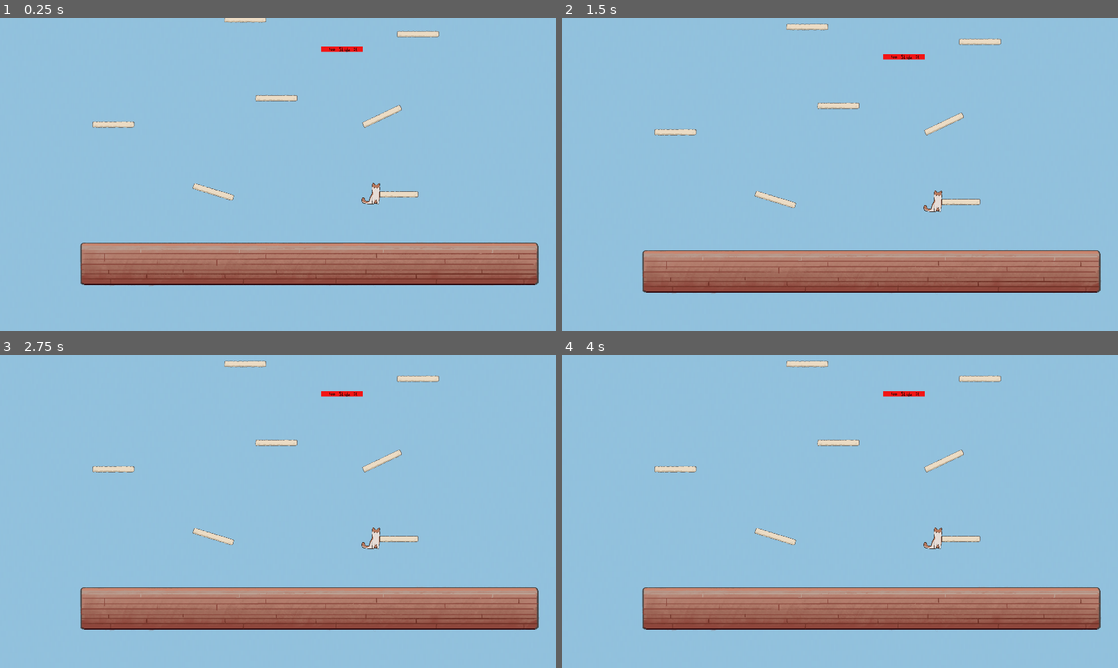
Above: before the commit, frames 1-4 (two rows, left to right).
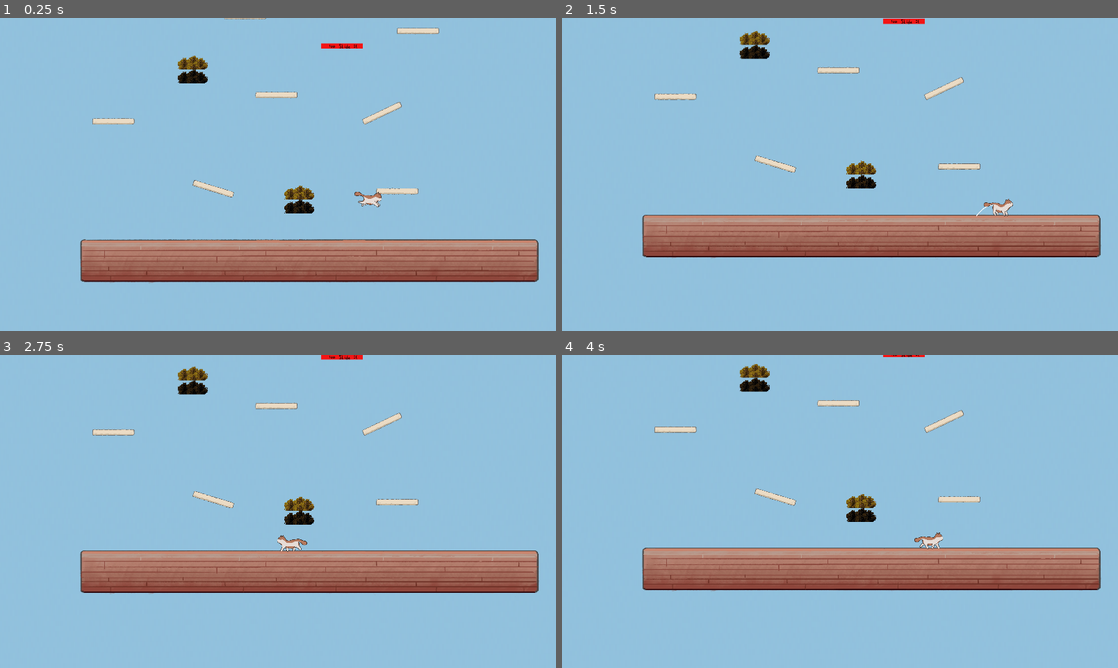
Above: after the commit, the same moments.

Repository: speedacm/Game-Dev-Catformer
Game: Godot game, scene res://Scenes/main.tscn
The game is run twice, just before and just after one commit, with the same random seed, the same clock (stepped at 60 frames per second) and the same inputs.
Inputs (mouse positions are in pixels of both pictures, inside the frame that each line leads up to):
- Up to frame 1 (0.25 s): no input
- Up to frame 2 (1.5 s): move the mouse to (962, 158) at 0.52 s; press the mouse at (962, 158) at 0.53 s; hold Right (ui_right) 0.53-1.25 s; tap C (c) at 0.8 s; release the mouse at (962, 158) at 1.25 s; drag from (728, 190) to (812, 237) at 1.27 s
- Up to frame 3 (2.75 s): move the mouse to (333, 442) at 2.02 s; hold Left (ui_left) from 2.03 s (still down); hold E (hold, bound only after the commit) from 2.03 s (still down); click (333, 442) at 2.3 s
- Up to frame 4 (4 s): release Left (ui_left) at 2.75 s; release E (hold, bound only after the commit) at 2.75 s; drag from (812, 574) to (673, 464) at 2.77 s; move the mouse to (1006, 558) at 3.52 s; hold Right (ui_right) from 3.53 s (still down); hold E (hold, bound only after the commit) from 3.53 s (still down); tap C (c) at 3.6 s

The runs differ from the first frame. In frame 1, 7.9% of the frame differs, in the area x 14-97%, y 0-86%; in frame 2, 24%; in frame 3, 24%; in frame 4, 24%, in the area x 14-97%, y 0-89%.
Error before the commit: Parse Error: Unexpected "Identifier" in class body. (res://Scripts/kineplayer.gd:13)

Commit message:
added scratchpad
finally lol

Diff:
--- a/Scenes/map.tscn
+++ b/Scenes/map.tscn
@@ -1,11 +1,12 @@
-[gd_scene load_steps=7 format=3 uid="uid://bv5iafq5y71bk"]
+[gd_scene load_steps=8 format=3 uid="uid://bv5iafq5y71bk"]
 
-[ext_resource type="Texture2D" uid="uid://csuna2w26p5cy" path="res://Asset_Pack/First_Level_pt2.png" id="2_fpjj3"]
+[ext_resource type="Texture2D" uid="uid://d2tuppjsfjlqx" path="res://Asset_Pack/First_Level_pt2.png" id="2_fpjj3"]
 [ext_resource type="PackedScene" uid="uid://cxuchcpo4q2cs" path="res://Scenes/platform.tscn" id="2_kcbli"]
-[ext_resource type="Texture2D" uid="uid://12vtbuemib6i" path="res://Asset_Pack/statics/Screenshot 2023-10-04 at 6.39.47 PM.png" id="2_wne3f"]
+[ext_resource type="Texture2D" uid="uid://c2kfms1wh23nx" path="res://Asset_Pack/statics/Screenshot 2023-10-04 at 6.39.47 PM.png" id="2_wne3f"]
 [ext_resource type="PackedScene" uid="uid://cnjh6epg3xgit" path="res://Scenes/floor.tscn" id="3_7brpr"]
 [ext_resource type="PackedScene" uid="uid://bm31x1j2fs4a1" path="res://Scenes/lowfric.tscn" id="5_q510l"]
 [ext_resource type="PackedScene" uid="uid://d4a8g3n7wphyr" path="res://Scenes/highfric.tscn" id="6_hdb2k"]
+[ext_resource type="PackedScene" uid="uid://h32gt51wlunb" path="res://Scenes/scratch_pad.tscn" id="7_mxtyo"]
 
 [node name="Level1" type="Node2D"]
 
@@ -87,3 +88,9 @@
 
 [node name="platform18" parent="." instance=ExtResource("6_hdb2k")]
 position = Vector2(997, -302)
+
+[node name="Scratch Pad" parent="." instance=ExtResource("7_mxtyo")]
+position = Vector2(699, 757)
+
+[node name="Scratch Pad2" parent="." instance=ExtResource("7_mxtyo")]
+position = Vector2(-37, -141)
--- a/Scenes/scratch_pad.tscn
+++ b/Scenes/scratch_pad.tscn
@@ -1,13 +1,20 @@
-[gd_scene load_steps=3 format=3 uid="uid://h32gt51wlunb"]
+[gd_scene load_steps=4 format=3 uid="uid://h32gt51wlunb"]
 
-[ext_resource type="Script" path="res://scratchpad.gd" id="1_ib7t4"]
+[ext_resource type="Script" path="res://scratch_pad.gd" id="1_8ippc"]
+[ext_resource type="Texture2D" uid="uid://ctet6qdxw2ee3" path="res://Asset_Pack/brush.png" id="2_5yck5"]
 
 [sub_resource type="RectangleShape2D" id="RectangleShape2D_roi12"]
+size = Vector2(186, 188)
 
 [node name="Scratch Pad" type="Area2D"]
+script = ExtResource("1_8ippc")
 
 [node name="CollisionShape2D" type="CollisionShape2D" parent="."]
 shape = SubResource("RectangleShape2D_roi12")
-script = ExtResource("1_ib7t4")
 
-[connection signal="area_entered" from="." to="CollisionShape2D" method="_on_scratch_pad_area_entered"]
+[node name="Sprite2D" type="Sprite2D" parent="."]
+position = Vector2(1, 0)
+texture = ExtResource("2_5yck5")
+
+[connection signal="body_entered" from="." to="." method="_on_body_entered"]
+[connection signal="body_exited" from="." to="." method="_on_body_exited"]
--- a/Scripts/dragline.gd
+++ b/Scripts/dragline.gd
@@ -10,7 +10,7 @@
 # @export var vel_max_modifer := 30
 
 func _input(event: InputEvent) -> void:
-	if player.is_on_floor():
+	if player.is_on_floor() || player.canwalljump == true:
 		if Input.is_action_just_pressed("Click"):
 			jump_attempt = true
 			show()
--- a/Scripts/kineplayer.gd
+++ b/Scripts/kineplayer.gd
@@ -11,7 +11,9 @@
 # Get the gravity from the project settings to be synced with RigidBody nodes.
 var gravity = ProjectSettings.get_setting("physics/2d/default_gravity")
 var canhold = false
-get_node(preload("res://Scenes/scratch_pad.tscn").connect("wall_contact",self,"_on_wall_entered")
+var canwalljump = false
+var exiting = false
+#get_node(preload("res://Scenes/scratch_pad.tscn").connect("wall_contact",self,"_on_wall_entered")
 
 
 func _physics_process(delta):
@@ -34,9 +36,16 @@
 	if position.y > 1800:
 		position.y = 485
 		position.x = 544
-	if Input.is_action_press("e") && canhold == true:
 
-func _on_wall_entered():
+	if Input.is_action_pressed("hold") && canhold == true:
+		if Input.is_action_just_released("Click"):
+			canhold = false
+		else:
+			velocity = Vector2(0,30)
+		move_and_slide()
+		pass
+
+#func _on_wall_entered():
 
 
 
@@ -59,7 +68,7 @@
 			if (draglinedif.x<0): $Sprite2D.flip_h = true
 		else: $AnimationPlayer.play("Idle") #Play Idle if no velocity
 
-		#Rotate Sprite2D on slopes
+		#Rotate Sprite2D on slopesee
 		var normal: Vector2 = get_floor_normal()
 		var offset: float = deg_to_rad(90)
 		if ($SlopeDetector.is_colliding()):
@@ -80,4 +89,11 @@
 	$Sprite2D.position.y = -22
 
 
-func hold_wall():
+func _on_wallcontact():
+		canhold = true
+		canwalljump = true
+
+
+func _on_wallexit():
+	canhold = false
+	canwalljump = true
--- a/project.godot
+++ b/project.godot
@@ -34,6 +34,11 @@
 "events": [Object(InputEventKey,"resource_local_to_scene":false,"resource_name":"","device":-1,"window_id":0,"alt_pressed":false,"shift_pressed":false,"ctrl_pressed":false,"meta_pressed":false,"pressed":false,"keycode":0,"physical_keycode":67,"key_label":0,"unicode":99,"echo":false,"script":null)
 ]
 }
+hold={
+"deadzone": 0.5,
+"events": [Object(InputEventKey,"resource_local_to_scene":false,"resource_name":"","device":-1,"window_id":0,"alt_pressed":false,"shift_pressed":false,"ctrl_pressed":false,"meta_pressed":false,"pressed":false,"keycode":0,"physical_keycode":69,"key_label":0,"unicode":101,"echo":false,"script":null)
+]
+}
 
 [physics]
 
--- /dev/null
+++ b/scratch_pad.gd
@@ -0,0 +1,24 @@
+extends Area2D
+signal wallcontact()
+signal wallexit()
+
+# Called when the node enters the scene tree for the first time.
+func _ready():
+	pass # Replace with function body.
+
+
+# Called every frame. 'delta' is the elapsed time since the previous frame.
+func _process(delta):
+	pass
+
+
+func _on_body_entered(body):
+	if body != null && !is_connected("wallcontact", body._on_wallcontact):
+		connect("wallcontact",body._on_wallcontact)
+	emit_signal("wallcontact")
+
+
+func _on_body_exited(body):
+	if body != null && !is_connected("wallexit", body._on_wallexit):
+		connect("wallexit", body._on_wallexit)
+	emit_signal("wallexit")
--- a/scratchpad.gd
+++ /dev/null
@@ -1,17 +0,0 @@
-extends CollisionShape2D
-
-@export var friction  = 1.0
-signal wall_contact
-
-# Called when the node enters the scene tree for the first time.
-func _ready():
-	pass # Replace with function body.
-
-
-# Called every frame. 'delta' is the elapsed time since the previous frame.
-func _process(delta):
-	pass
-
-
-func _on_scratch_pad_area_entered(area):
-	emit_signal('wall_contact')
Not shown: 1 places in Scenes/kineplayer.tscn that only renumber resources
Not shown: 1 places in Scenes/platform.tscn that only renumber resources
